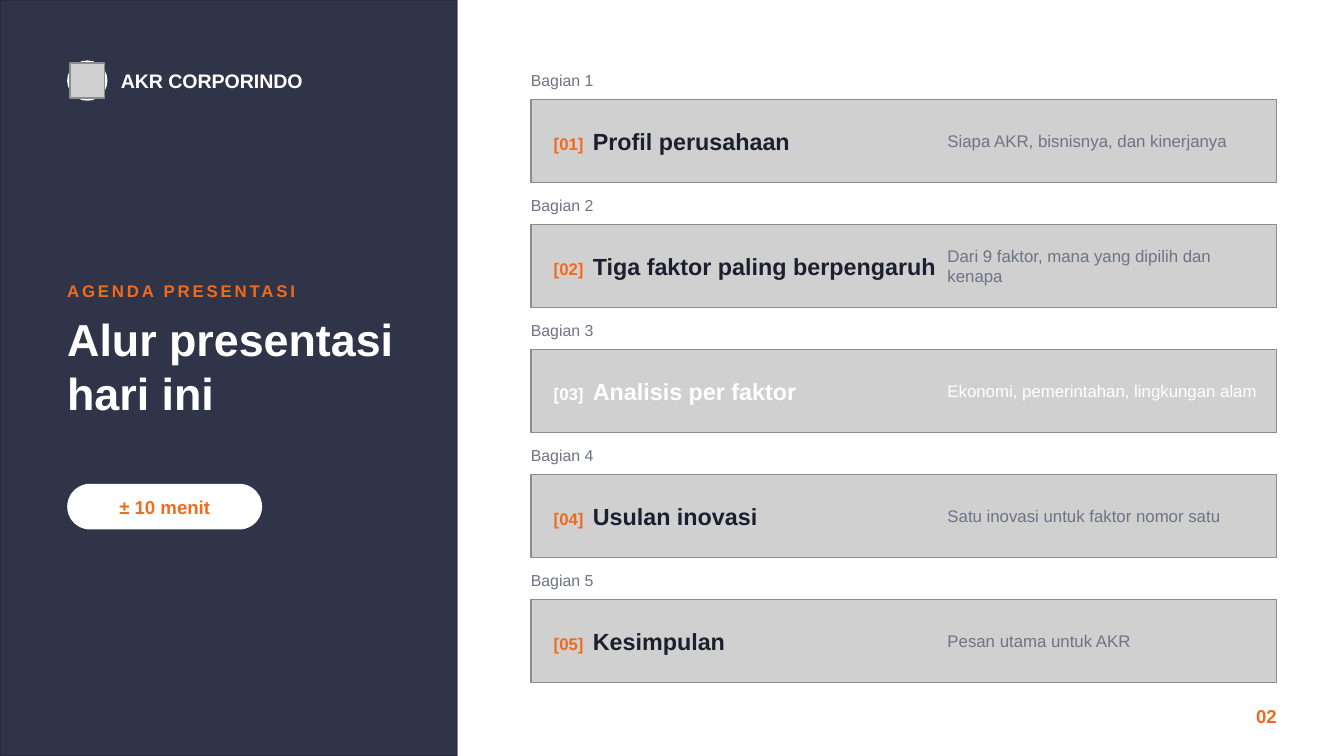
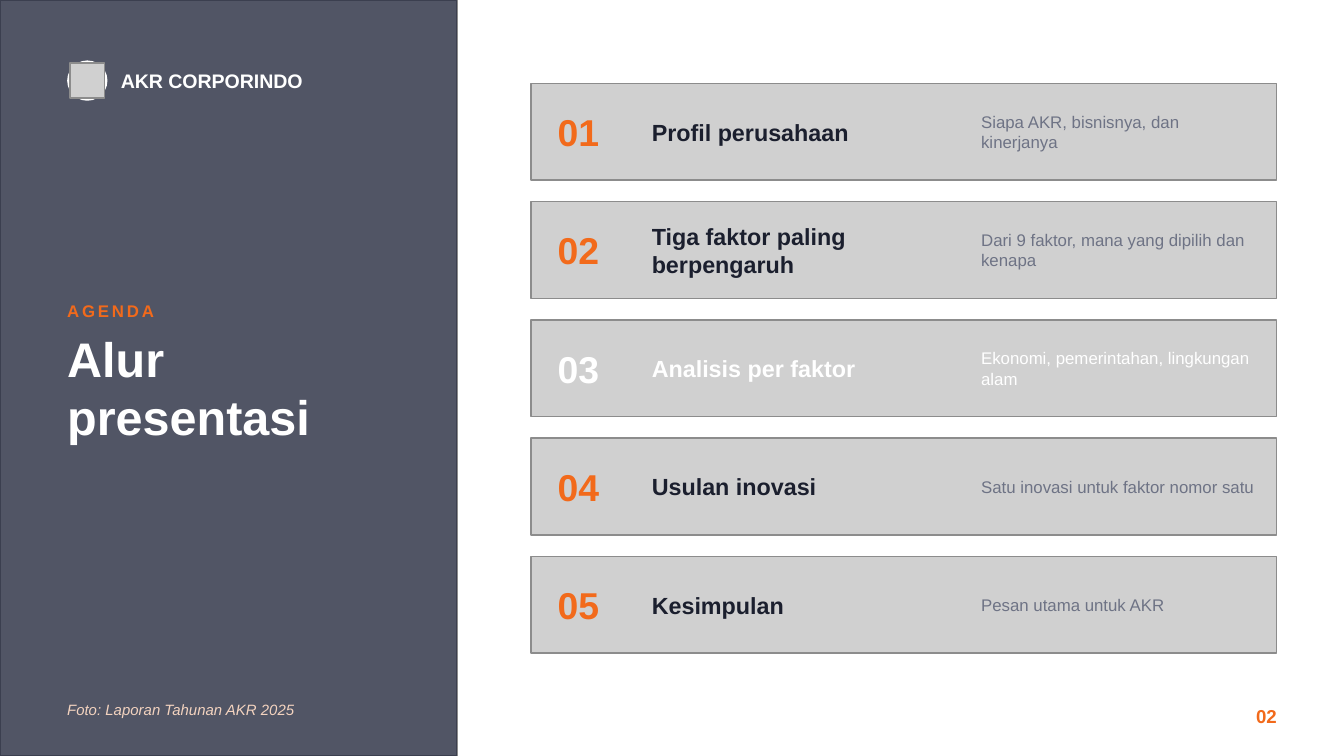
Before and after one commit to aslihabnuri/Dom-Manipulation, a slide deck: slide 2 of output-paper-GBE/Presentasi GBE - Aulia Sisca Rahmadiyanti - SEMBA 51A - PT AKR Corporindo Tbk.pptx. Drawn at 1344x756 pixels with LibreOffice and Linux fonts; fonts in the diff are those of the drawing; grey boxes stand for pictures; background and template pictures are left out. Boxes give left, top, right and bottom in pixels: in the first picture for what was removed or moved away, otherwise in the second. Text is boxed around its words. In the diff, an @@ line names an element or a change of style, - is before the commit and + after.

```diff
--- a/output-paper-GBE/Presentasi GBE - Aulia Sisca Rahmadiyanti - SEMBA 51A - PT AKR Corporindo Tbk.pptx
+++ b/output-paper-GBE/Presentasi GBE - Aulia Sisca Rahmadiyanti - SEMBA 51A - PT AKR Corporindo Tbk.pptx
@@ rectangle at [0, 0, 457, 755]: fill #151B33 at 86% opacity to #151B33 at 68% opacity @@
@@ picture: place and size @@
-picture at [531, 99, 1277, 183]
+picture at [531, 83, 1277, 180]
@@ text removed at [531, 74, 594, 89] @@
-Bagian 1
@@ text "Siapa AKR, bisnisnya, dan kinerjanya" rewrapped from [947, 135, 1227, 151] to [981, 116, 1179, 152] @@
@@ text added at [558, 120, 600, 147], 20 pt, text #F26A1B, bold @@
+01
@@ text at [652, 124, 849, 146]: text changed @@
-[01] Profil perusahaan
+Profil perusahaan
@@ picture: place and size @@
-picture at [531, 224, 1277, 308]
+picture at [531, 202, 1277, 298]
@@ text removed at [531, 199, 594, 214] @@
-Bagian 2
@@ text "Dari 9 faktor, mana yang ...": place and size @@
-text "Dari 9 faktor, mana yang ..." at [947, 250, 1211, 286]
+text "Dari 9 faktor, mana yang ..." at [981, 234, 1244, 270]
@@ text added at [558, 238, 600, 265], 20 pt, text #F26A1B, bold @@
+02
@@ text at [652, 228, 846, 278]: text changed @@
-[02] Tiga faktor paling berpengaruh
+Tiga faktor paling berpengaruh
@@ text at [67, 305, 154, 317]: text changed @@
-AGENDA PRESENTASI
+AGENDA
@@ picture: place and size @@
-picture at [531, 349, 1277, 433]
+picture at [531, 320, 1277, 417]
@@ text removed at [531, 324, 594, 339] @@
-Bagian 3
@@ text "Ekonomi, pemerintahan, lingkungan alam" rewrapped from [947, 385, 1256, 400] to [981, 352, 1249, 385] @@
@@ text at [67, 342, 310, 445]: text changed; size 24 to 26 pt @@
-Alur presentasi hari ini
+Alur presentasi
@@ text added at [558, 357, 600, 383], 20 pt, text #FFFFFF, bold @@
+03
@@ text at [652, 360, 855, 381]: text changed @@
-[03] Analisis per faktor
+Analisis per faktor
@@ picture: place and size @@
-picture at [531, 474, 1277, 558]
+picture at [531, 438, 1277, 535]
@@ text removed at [531, 449, 594, 464] @@
-Bagian 4
@@ text "Satu inovasi untuk faktor nomor ...": place and size @@
-text "Satu inovasi untuk faktor nomor ..." at [947, 510, 1220, 522]
+text "Satu inovasi untuk faktor nomor ..." at [981, 481, 1254, 493]
@@ text added at [558, 475, 600, 502], 20 pt, text #F26A1B, bold @@
+04
@@ text at [652, 478, 816, 495]: text changed @@
-[04] Usulan inovasi
+Usulan inovasi
@@ rounded rectangle removed at [67, 484, 262, 530] @@
@@ text removed at [135, 500, 210, 514] @@
-± 10 menit
@@ picture added at [531, 556, 1277, 653] @@
@@ text "Pesan utama untuk AKR": place and size @@
-text "Pesan utama untuk AKR" at [947, 635, 1131, 647]
+text "Pesan utama untuk AKR" at [981, 599, 1165, 611]
@@ text removed at [531, 574, 594, 589] @@
-Bagian 5
@@ picture removed at [531, 599, 1277, 683] @@
@@ text added at [558, 593, 600, 620], 20 pt, text #F26A1B, bold @@
+05
@@ text at [652, 597, 784, 619]: text changed @@
-[05] Kesimpulan
+Kesimpulan
@@ text added at [67, 704, 294, 718], 8 pt, text #F3D3BF, italic @@
+Foto: Laporan Tahunan AKR 2025
```
Also in this commit, not shown: 3 other slides changed.
